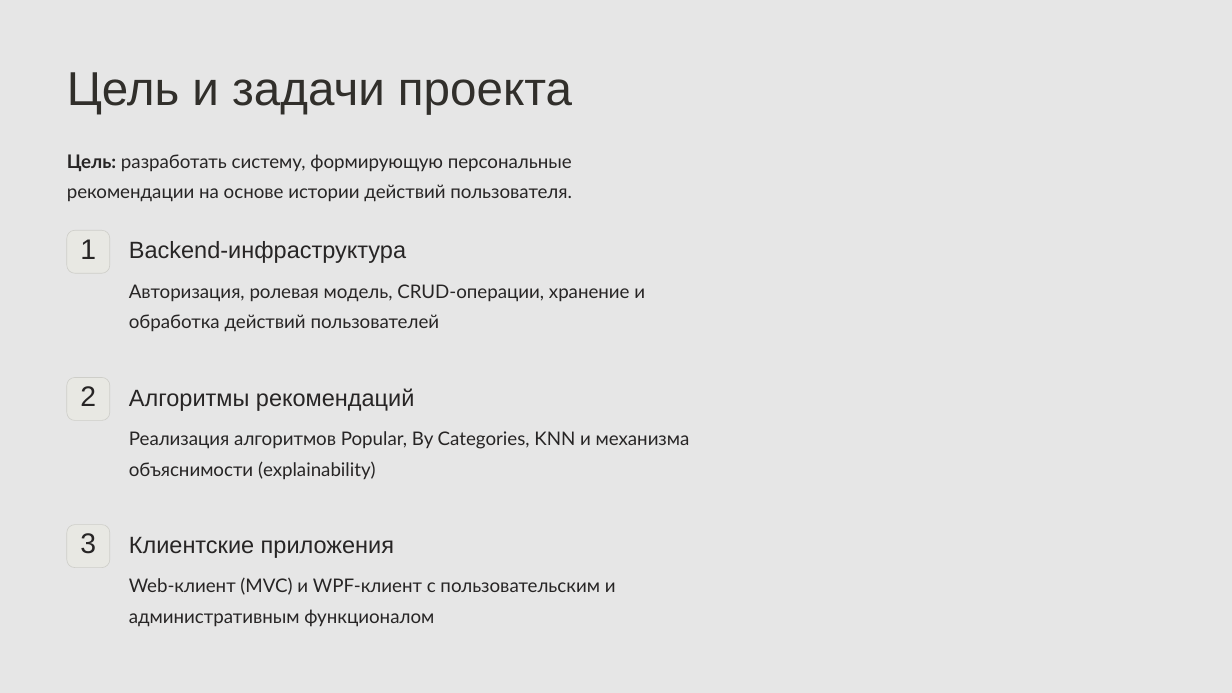
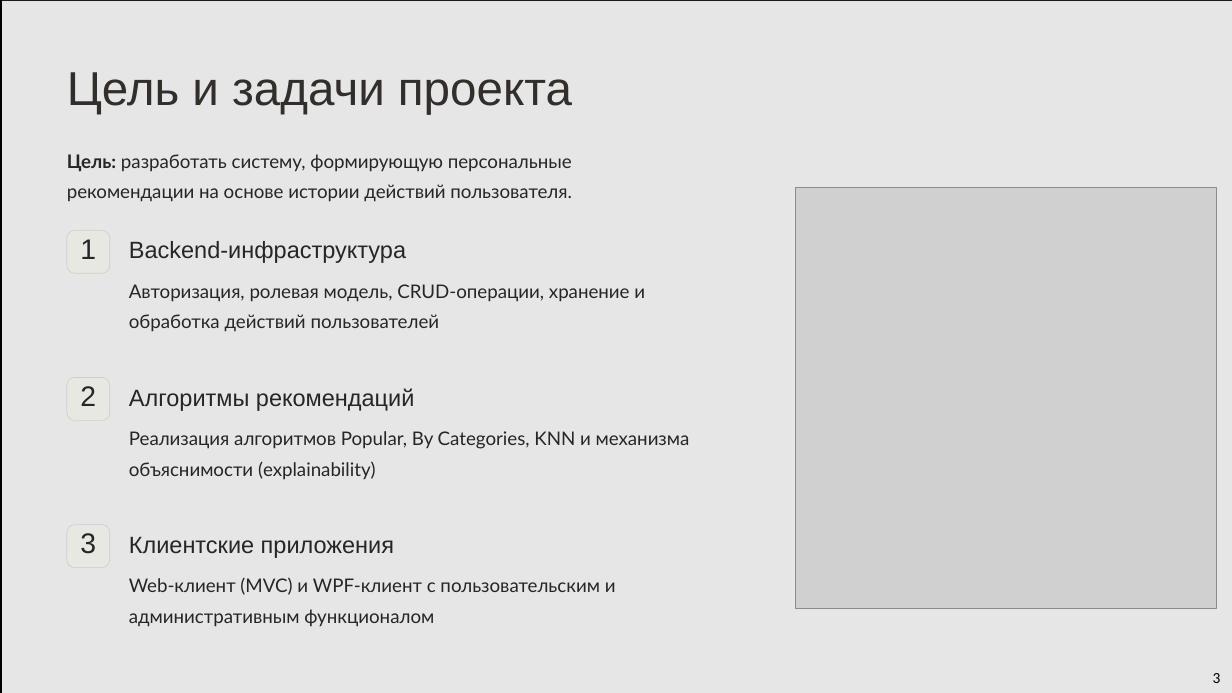
Before and after one commit to KockAnigilator/smart-content-recommender, a slide deck: slide 4 of docs/Презентация.pptx (slide 3 before the commit). Drawn at 1232x693 pixels with LibreOffice and Linux fonts; fonts in the diff are those of the drawing; grey boxes stand for pictures; background and template pictures are left out. Boxes give left, top, right and bottom in pixels: in the first picture for what was removed or moved away, otherwise in the second. Text is boxed around its words. In the diff, an @@ line names an element or a change of style, - is before the commit and + after.

```diff
--- a/docs/Презентация.pptx
+++ b/docs/Презентация.pptx
@@ freeform shape at [2, 1, 1232, 693]: outline redrawn @@
@@ picture added at [795, 187, 1216, 608] @@
@@ text added at [1213, 673, 1221, 683], 18 pt, text #000000 @@
+3
```
Also in this commit, not shown: 10 other slides changed, 10 slides added, 1 slide removed, 9 other files.
